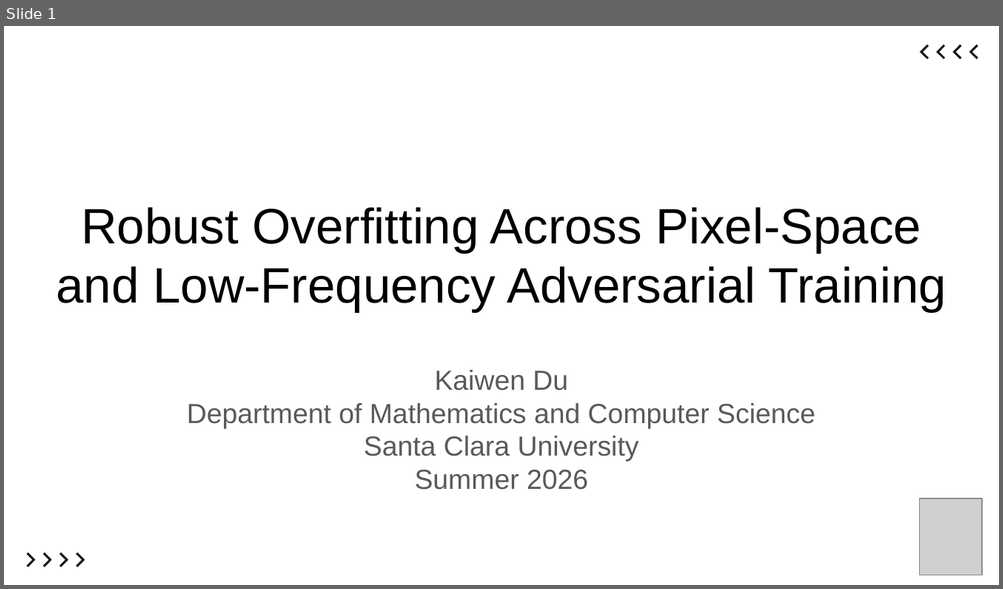
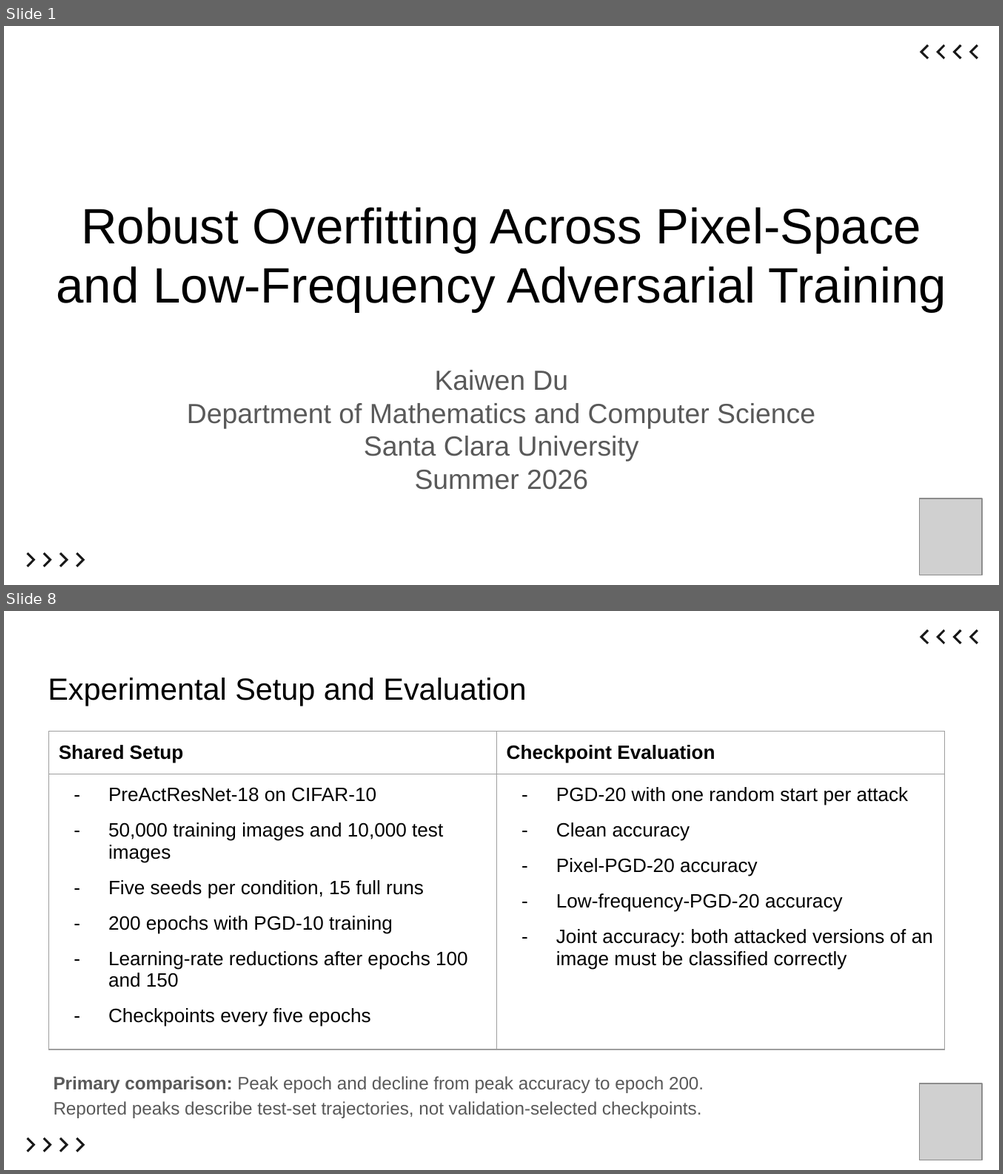
Before and after one commit to ItsKaiwenDu/Robust-Overfitting, a slide deck: report/slides.pptx. Shown one above the other, each under a label of ours: slide 1 before the commit, slides 1 and 8 after it; the slides between them are not shown. The pictures are 1003x589 and 1003x1174 pixels, drawn with LibreOffice and Linux fonts; fonts in the diff are those of the drawing; grey boxes stand for pictures. Boxes give left, top, right and bottom in pixels: in the first picture for what was removed or moved away, otherwise in the second. Text is boxed around its words. In the diff, an @@ line names an element or a change of style, - is before the commit and + after.

```diff
--- a/report/slides.pptx
+++ b/report/slides.pptx
@@ slide 8 added at (4, 611, 999, 1170), background #FFFFFF @@
@@ group added at (919, 629, 978, 644): 4 freeform shapes @@
@@ title added at (48, 678, 526, 706), 22.2 pt, text #000000 @@
+Experimental Setup and Evaluation
@@ table added at (48, 732, 944, 1057), 2 rows, 2 columns @@
+Shared Setup | Checkpoint Evaluation
+PreActResNet-18 on CIFAR-10 / 50,000 training images and 10,000 test images / Five seeds per condition, 15 full runs / 200 epochs with PGD-10 training / Learning-rate reductions after epochs 100 and 150 / Checkpoints every five epochs | PGD-20 with one random start per attack / Clean accuracy / Pixel-PGD-20 accuracy / Low-frequency-PGD-20 accuracy / Joint accuracy: both attacked versions of an image must be classified correctly
@@ text added at (54, 1076, 703, 1119), 13 pt, text #595959 @@
+Primary comparison: Peak epoch and decline from peak accuracy to epoch 200.
+Reported peaks describe test-set trajectories, not validation-selected checkpoints.
@@ picture added at (919, 1083, 982, 1160) @@
@@ group added at (27, 1138, 85, 1153): 4 freeform shapes @@
```
Also in this commit, not shown: 6 slides changed, 6 other slides added, 9 slides removed.
